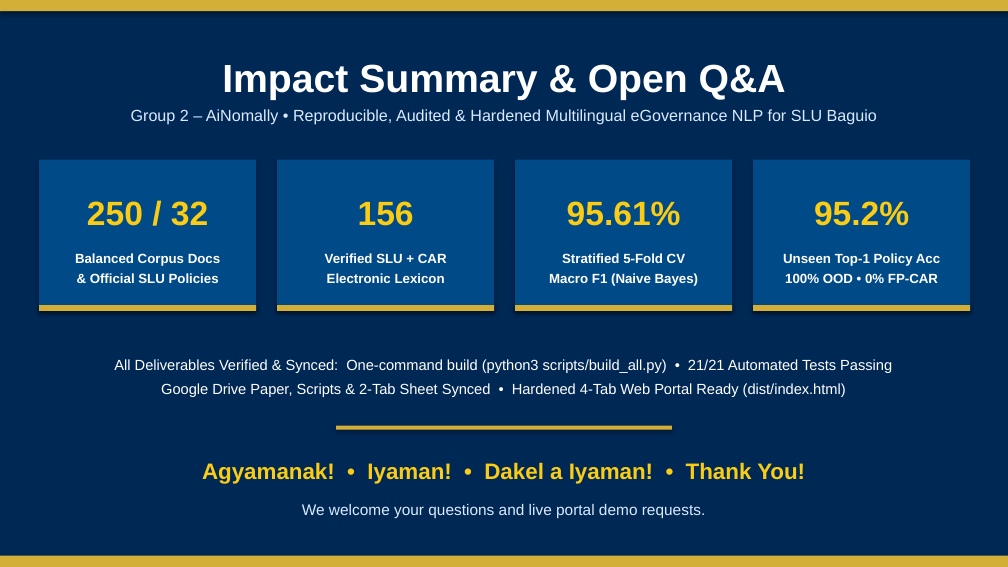
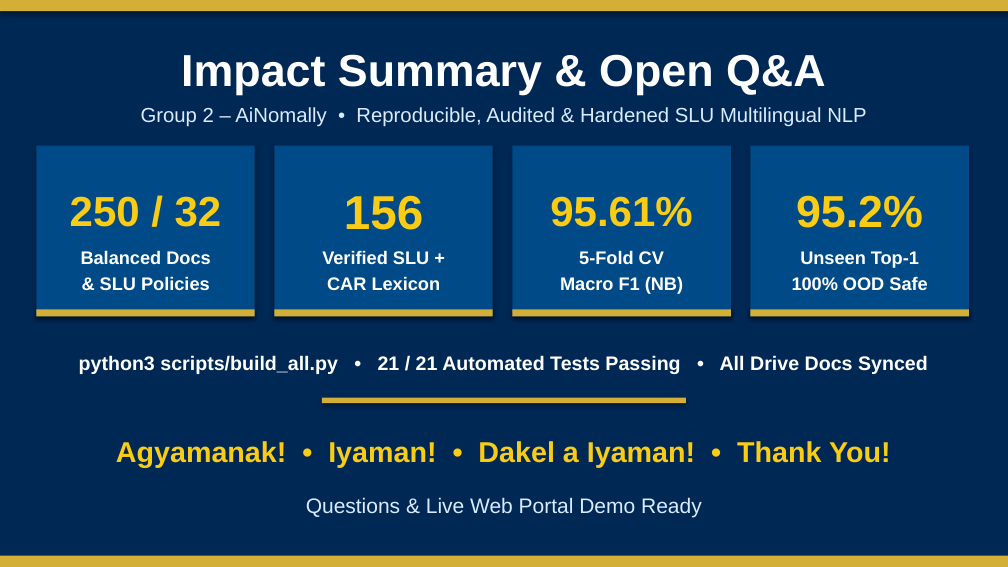
Before and after one commit to ChazeRodriguez/slu-egovernance-chatbot-car-lexicon, a slide deck: slide 22 of presentation/Group2_AiNomally_CSE30_Deck.pptx (slide 18 before the commit). Drawn at 1008x567 pixels with LibreOffice and Linux fonts; fonts in the diff are those of the drawing. Boxes give left, top, right and bottom in pixels: in the first picture for what was removed or moved away, otherwise in the second. Text is boxed around its words. In the diff, an @@ line names an element or a change of style, - is before the commit and + after.

```diff
--- a/presentation/Group2_AiNomally_CSE30_Deck.pptx
+++ b/presentation/Group2_AiNomally_CSE30_Deck.pptx
@@ text "Impact Summary & Open Q&A": place and size @@
-text "Impact Summary & Open Q&A" at <box>222,64,786,100</box>
+text "Impact Summary & Open Q&A" at <box>181,54,826,95</box>
@@ text "Impact Summary & Open Q&A" at <box>181,54,826,95</box>: size 28 to 32 pt; line spacing 1.25 to 1.28; vertical alignment top to middle @@
@@ text at <box>141,107,866,127</box>: text changed; size 11.5 to 14.5 pt @@
-Group 2 – AiNomally • Reproducible, Audited & Hardened Multilingual eGovernance NLP for SLU Baguio
+Group 2 – AiNomally • Reproducible, Audited & Hardened SLU Multilingual NLP
@@ rectangle: place and size @@
-rectangle at <box>39,159,256,310</box>
+rectangle at <box>36,145,255,316</box>
@@ rectangle: place and size @@
-rectangle at <box>277,159,494,310</box>
+rectangle at <box>274,145,493,316</box>
@@ rectangle: place and size @@
-rectangle at <box>515,159,732,310</box>
+rectangle at <box>512,145,731,316</box>
@@ rectangle: place and size @@
-rectangle at <box>753,159,970,310</box>
+rectangle at <box>750,145,969,316</box>
@@ text "250 / 32": place and size @@
-text "250 / 32" at <box>87,201,208,226</box>
+text "250 / 32" at <box>70,196,222,227</box>
@@ text "250 / 32" at <box>70,196,222,227</box>: size 24 to 30 pt; line spacing 1.25 to 1.28 @@
@@ text "156": place and size @@
-text "156" at <box>358,201,414,226</box>
+text "156" at <box>344,195,423,230</box>
@@ text "156" at <box>344,195,423,230</box>: size 24 to 34 pt; line spacing 1.25 to 1.28 @@
@@ text "95.61%" at <box>550,196,692,227</box>: size 24 to 30 pt; line spacing 1.25 to 1.28 @@
@@ text "95.61%": place and size @@
-text "95.61%" at <box>567,201,681,226</box>
+text "95.61%" at <box>550,196,692,227</box>
@@ text "95.2%": place and size @@
-text "95.2%" at <box>814,201,909,226</box>
+text "95.2%" at <box>796,195,923,228</box>
@@ text "95.2%" at <box>796,195,923,228</box>: size 24 to 32 pt; line spacing 1.25 to 1.28 @@
@@ text at <box>81,250,210,291</box>: text changed; size 9.5 to 13 pt @@
-Balanced Corpus Docs
-& Official SLU Policies
+Balanced Docs
+& SLU Policies
@@ text at <box>322,250,441,290</box>: text changed; size 9.5 to 13 pt @@
-Verified SLU + CAR
-Electronic Lexicon
+Verified SLU +
+CAR Lexicon
@@ text at <box>560,250,683,294</box>: text changed; size 9.5 to 13 pt @@
-Stratified 5-Fold CV
-Macro F1 (Naive Bayes)
+5-Fold CV
+Macro F1 (NB)
@@ text at <box>792,251,927,290</box>: text changed; size 9.5 to 13 pt @@
-Unseen Top-1 Policy Acc
-100% OOD • 0% FP-CAR
+Unseen Top-1
+100% OOD Safe
@@ 4 rectangles: place and size @@
-4 rectangles at <box>39,305,970,311</box>
+4 rectangles at <box>36,309,969,317</box>
@@ vertical alignment top to middle in 3 elements at <box>141,107,866,127</box>, <box>306,497,702,517</box>, <box>79,355,928,374</box> @@
@@ text at <box>79,355,928,374</box>: text changed; size 10.5 to 14 pt; bold on @@
-All Deliverables Verified & Synced: One-command build (python3 scripts/build_all.py) • 21/21 Automated Tests Passing
-Google Drive Paper, Scripts & 2-Tab Sheet Synced • Hardened 4-Tab Web Portal Ready (dist/index.html)
+python3 scripts/build_all.py • 21 / 21 Automated Tests Passing • All Drive Docs Synced
@@ rectangle: place and size @@
-rectangle at <box>336,425,671,429</box>
+rectangle at <box>322,397,685,403</box>
@@ text "Agyamanak! • Iyaman! • Dakel ...": place and size @@
-text "Agyamanak! • Iyaman! • Dakel ..." at <box>202,462,805,484</box>
+text "Agyamanak! • Iyaman! • Dakel ..." at <box>116,441,891,468</box>
@@ text "Agyamanak! • Iyaman! • Dakel ..." at <box>116,441,891,468</box>: size 16 to 20.5 pt; line spacing 1.25 to 1.28; vertical alignment top to middle @@
@@ text at <box>306,497,702,517</box>: text changed; size 11 to 15 pt @@
-We welcome your questions and live portal demo requests.
+Questions & Live Web Portal Demo Ready
```
Also in this commit, not shown: 15 other slides changed, 6 slides added, 2 slides removed, 8 other files.
